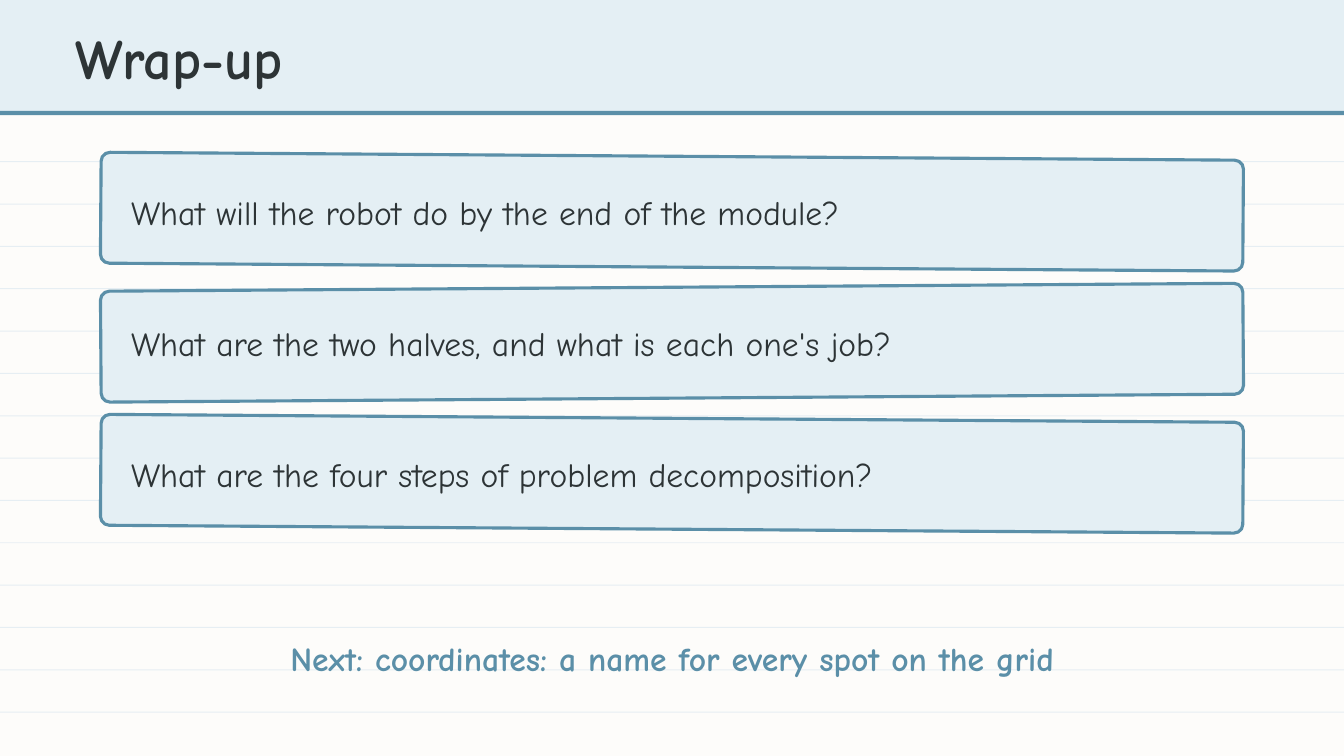
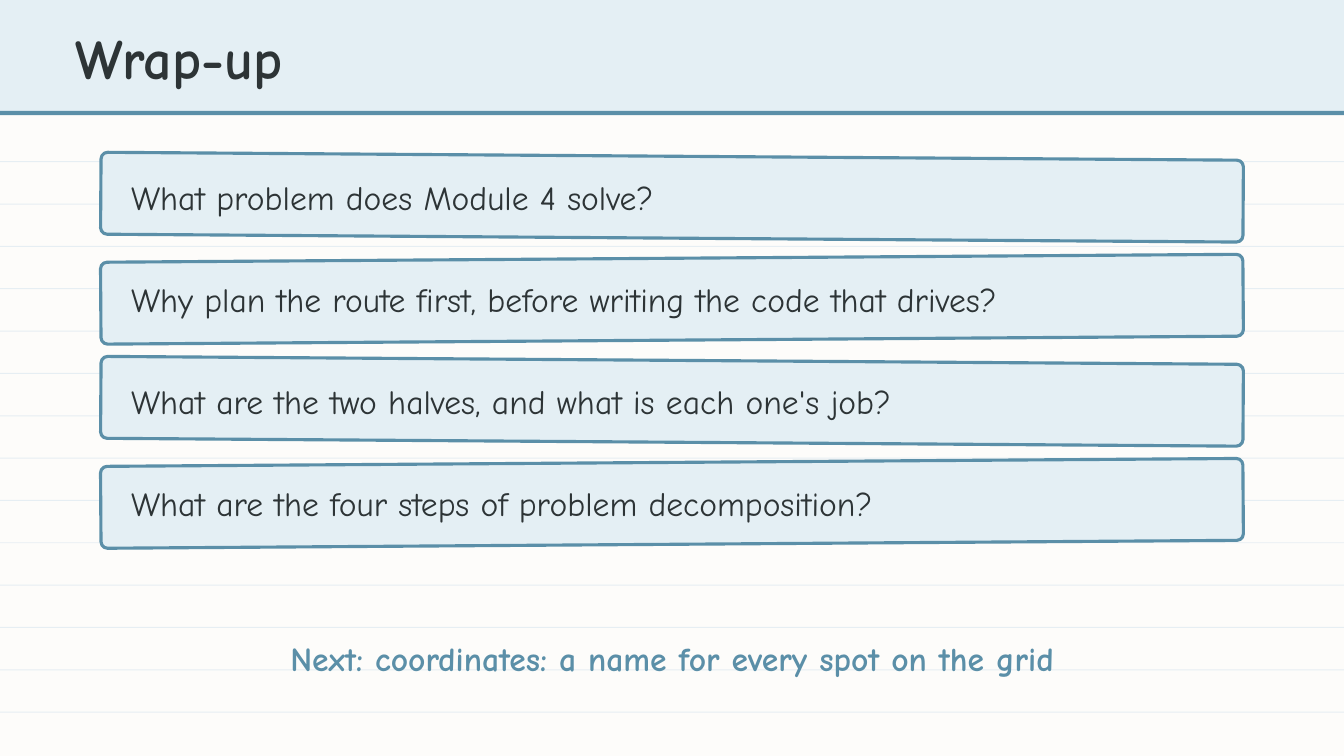
Before and after one commit to bradamiller/LearningPython, a slide deck: slide 30 of static/slides/module-04-manhattan/module-4-lesson-00-overview.pptx (slide 23 before the commit). Drawn at 1344x756 pixels with LibreOffice and Linux fonts; fonts in the diff are those of the drawing. Boxes give left, top, right and bottom in pixels: in the first picture for what was removed or moved away, otherwise in the second. Text is boxed around its words. In the diff, an @@ line names an element or a change of style, - is before the commit and + after.

```diff
--- a/static/slides/module-04-manhattan/module-4-lesson-00-overview.pptx
+++ b/static/slides/module-04-manhattan/module-4-lesson-00-overview.pptx
@@ rounded rectangle: place and size @@
-rounded rectangle at [100, 152, 1244, 271]
+rounded rectangle at [101, 152, 1243, 242]
@@ text at [131, 186, 653, 217]: text changed @@
-What will the robot do by the end of the module?
+What problem does Module 4 solve?
@@ rounded rectangle: place and size @@
-rounded rectangle at [100, 283, 1244, 402]
+rounded rectangle at [101, 254, 1243, 344]
@@ text added at [131, 288, 997, 319], 24 pt, text #2D3436 @@
+Why plan the route first, before writing the code that drives?
@@ rounded rectangle: place and size @@
-rounded rectangle at [100, 414, 1244, 533]
+rounded rectangle at [101, 357, 1243, 447]
@@ text "What are the two halves, ...": place and size @@
-text "What are the two halves, ..." at [131, 332, 892, 362]
+text "What are the two halves, ..." at [131, 390, 892, 420]
@@ rounded rectangle added at [101, 459, 1243, 548], fill #E4EFF4, outline #5B8FA8 2.25 pt @@
@@ text "What are the four steps ...": place and size @@
-text "What are the four steps ..." at [131, 463, 873, 494]
+text "What are the four steps ..." at [131, 492, 873, 523]
```
Also in this commit, not shown: 5 other slides changed, 8 slides added, 1 slide removed, 11 other files.
